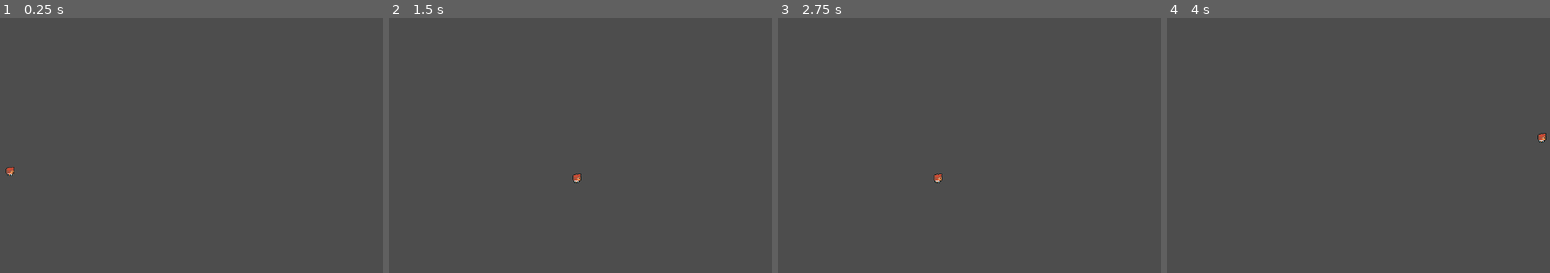
Above: before the commit, frames 1-4 (left to right).
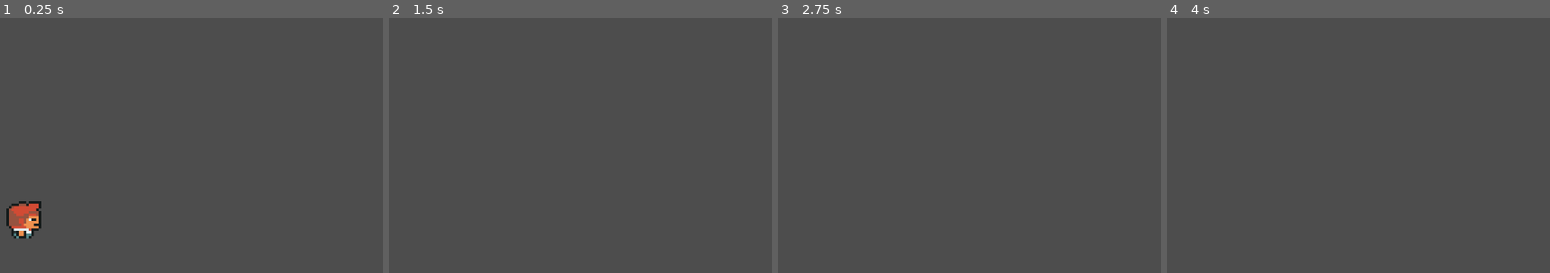
Above: after the commit, the same moments.

Repository: AufaRizkyZ/mario-kw
Game: Godot game, scene res://Scenes/test.tscn
The game is run twice, just before and just after one commit, with the same random seed, the same clock (stepped at 60 frames per second) and the same inputs. This scene is started directly instead of the project's main scene.
Inputs:
- Up to frame 1 (0.25 s): no input
- Up to frame 2 (1.5 s): tap Enter (ui_accept) at 0.5, 0.77 s; hold Right (ui_right) from 0.53 s (still down)
- Up to frame 3 (2.75 s): tap Enter (ui_accept) at 1.52 s; release Right (ui_right) at 2.03 s; hold Left (ui_left) from 2.03 s (still down)
- Up to frame 4 (4 s): tap Enter (ui_accept) at 2.75, 3.02, 3.77 s; release Left (ui_left) at 2.78 s; hold Right (ui_right) from 2.78 s (still down)

The runs differ from the first frame. In frame 1, 1.2% of the frame differs, in the area x 1-11%, y 58-87%; in frame 2, less than 0.1%; in frame 3, less than 0.1%; in frame 4, less than 0.1%.

Commit message:
Add camera in test scene

Diff:
--- a/Scenes/test.tscn
+++ b/Scenes/test.tscn
@@ -7,6 +7,10 @@
 
 [node name="test" type="Node2D"]
 
+[node name="Camera2D" type="Camera2D" parent="."]
+position = Vector2(554, 309)
+zoom = Vector2(4, 4)
+
 [node name="StaticBody2D" type="StaticBody2D" parent="."]
 
 [node name="CollisionShape2D" type="CollisionShape2D" parent="StaticBody2D"]
